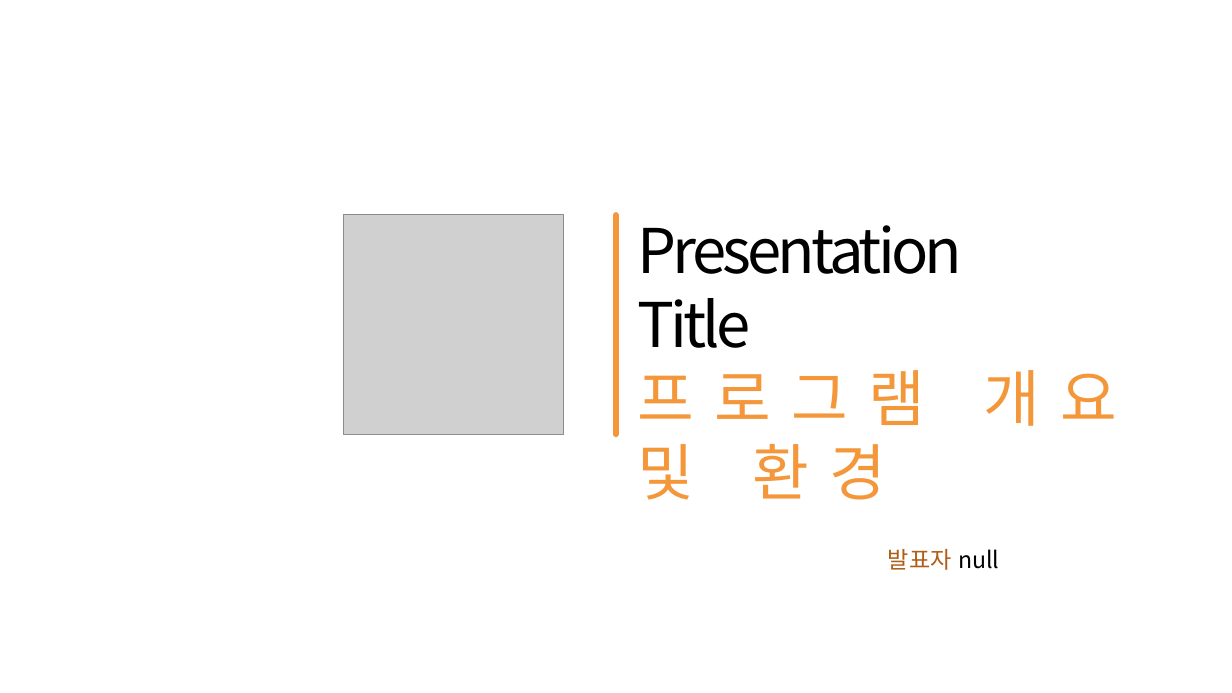
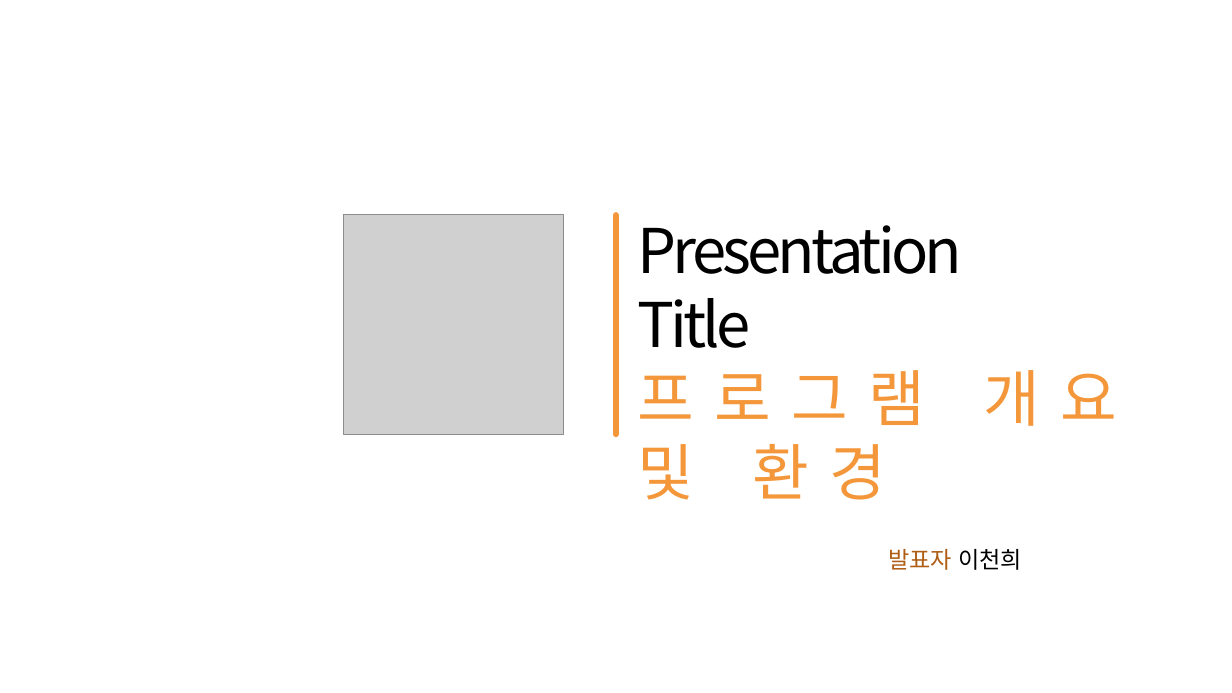
Before and after one commit to MinSu-Kim/java_web_male, a slide deck: slide 3 of document/사발면.pptx. Drawn at 1232x693 pixels with LibreOffice and Linux fonts; fonts in the diff are those of the drawing; grey boxes stand for pictures. Boxes give left, top, right and bottom in pixels: in the first picture for what was removed or moved away, otherwise in the second. Text is boxed around its words. In the diff, an @@ line names an element or a change of style, - is before the commit and + after.

```diff
--- a/document/사발면.pptx
+++ b/document/사발면.pptx
@@ text at (x1=888, y1=549, x2=1022, y2=570): text changed; text colour #000000 to #AF5D14 @@
-발표자 null
+발표자 이천희
```
Also in this commit, not shown: 7 other slides changed, 26 slides added.
